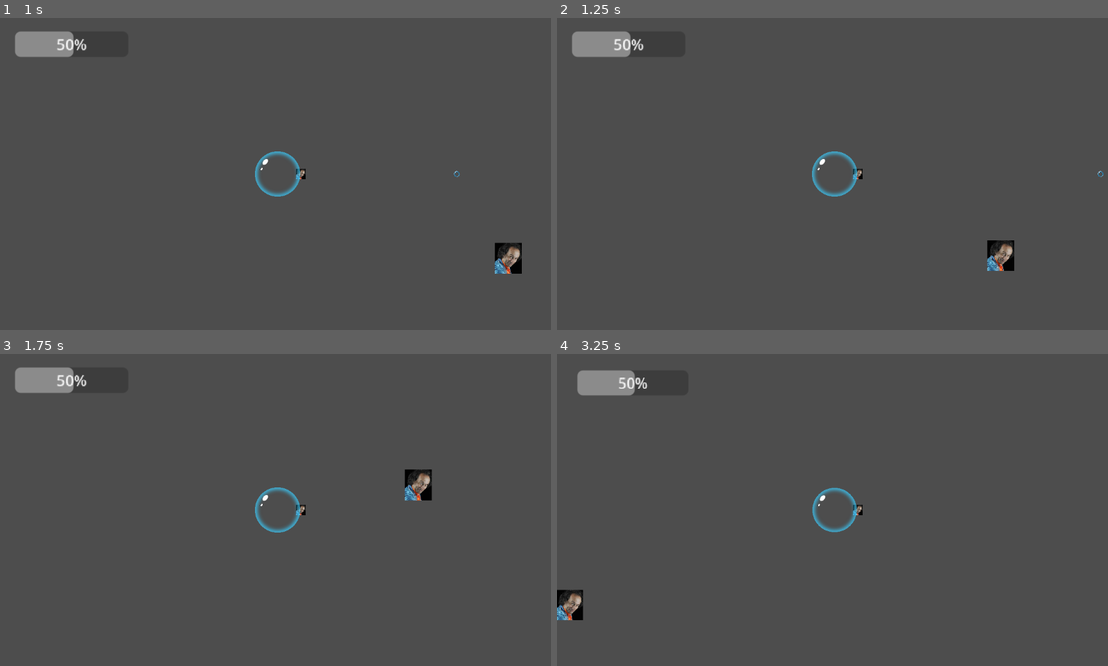
Above: before the commit, frames 1-4 (two rows, left to right).
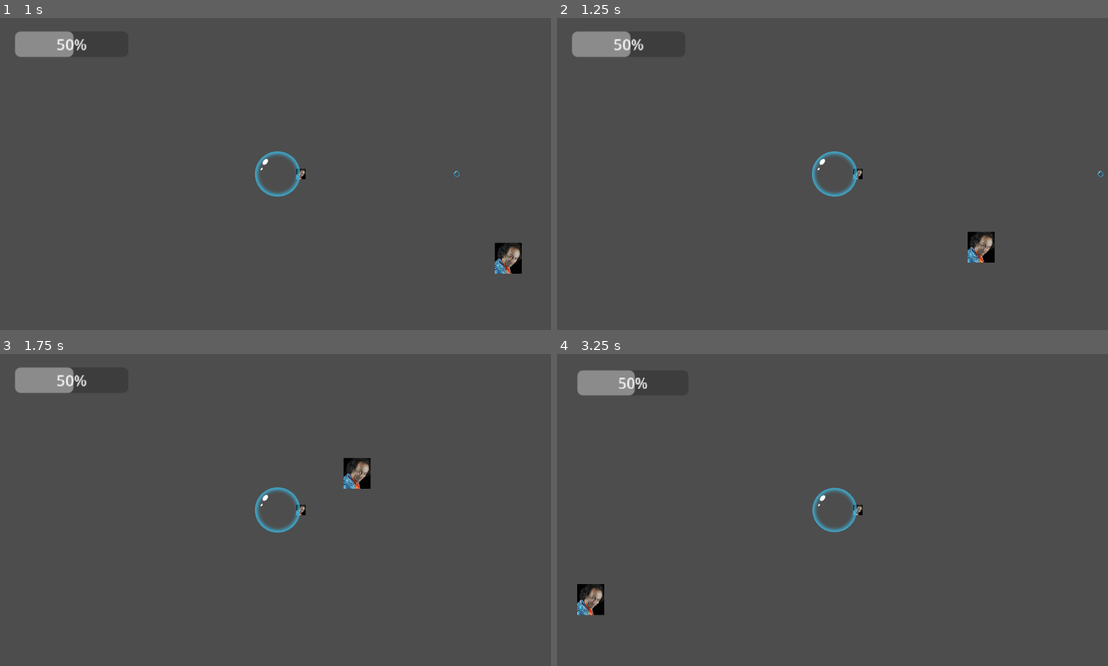
Above: after the commit, the same moments.

Repository: Zodayan/BubbleSurvivor
Game: Godot game, scene res://scenes/game.tscn
Two runs of this game, one before a commit and one after it. Both use one fixed random seed, a clock stepped at 60 frames per second and the inputs below.
Inputs (mouse positions are in pixels of both pictures, inside the frame that each line leads up to):
- Up to frame 1 (1 s): tap Enter at 0.5 s; move the mouse to (402, 158) at 0.52 s; press the mouse at (402, 158) at 0.53 s; hold Right (right) from 0.53 s (still down)
- Up to frame 2 (1.25 s): keep holding Right (right)
- Up to frame 3 (1.75 s): move the mouse to (165, 525) at 1.27 s; release Right (right) at 1.28 s; release the mouse at (165, 525) at 1.28 s; hold Down (down) from 1.28 s (still down); click (165, 525) at 1.35 s
- Up to frame 4 (3.25 s): move the mouse to (887, 441) at 2.02 s; release Down (down) at 2.03 s; press the mouse at (887, 441) at 2.03 s; hold Right (right) 2.03-2.78 s; tap Space at 2.75 s; move the mouse to (804, 572) at 2.77 s; release the mouse at (804, 572) at 2.78 s; hold Up (up) from 2.78 s (still down); click (804, 572) at 2.85 s

Frame 1 is identical in both runs. In frame 2, 0.8% of the frame differs, in the area x 74-83%, y 68-82%; in frame 3, 0.9%, in the area x 62-79%, y 33-47%; in frame 4, 0.8%.

Commit message:
corrections

Diff:
--- /dev/null
+++ b/bubblesurvior/scenes/heal.tscn
@@ -0,0 +1,3 @@
+[gd_scene format=3 uid="uid://co37v356xovil"]
+
+[node name="heal" type="Node2D"]
--- a/bubblesurvior/scripts/enemies/enemy.gd
+++ b/bubblesurvior/scripts/enemies/enemy.gd
@@ -37,6 +37,7 @@
 
 func death():
 	CustomSceneTree.getInstance()._ennemyManager._ennemyKilled(self)
+	#CustomSceneTree.getInstance()._sceneManager.addScene("res://scenes/heal.tscn")
 	queue_free()
 
 func gerer_deplacement(delta: float) -> void:
--- a/bubblesurvior/scripts/enemies/michel.gd
+++ b/bubblesurvior/scripts/enemies/michel.gd
@@ -1,2 +1,6 @@
 extends Enemy
 class_name Michel
+
+func _init() -> void:
+	super._init()
+	vitesse = 120
--- a/bubblesurvior/scripts/weapons/pistolet.gd
+++ b/bubblesurvior/scripts/weapons/pistolet.gd
@@ -7,10 +7,8 @@
 
 # A potentiellement toucher avec héritage
 func action_tirer() -> void:
-	var scene_manager: SceneManager = CustomSceneTree.getInstance()._sceneManager
 	var player_manager: PlayerManager = CustomSceneTree.getInstance()._playerManager
 	var enemy_manager: EnnemyManager = CustomSceneTree.getInstance()._ennemyManager
-	var player_direction: Vector2 = Vector2(player_manager.playerBody.deplacementX, player_manager.playerBody.deplacementY)
 	var nouveau_projectile: ProjectileSimple = projectile_scene.instantiate()
 	nouveau_projectile.arme_associee = self
 	# L'arme vise automatiquement l'ennemi le plus proche
Not shown, added: bubblesurvior/assets/sprite/Coloured/16x16/bubble_16px_4x1_left.png.import
Not shown, added: bubblesurvior/assets/sprite/Coloured/16x16/bubble_16px_4x1_right.png.import
Renamed: bubblesurvior/scenes/death_menu.gd -> bubblesurvior/scripts/menu/death_menu.gd
